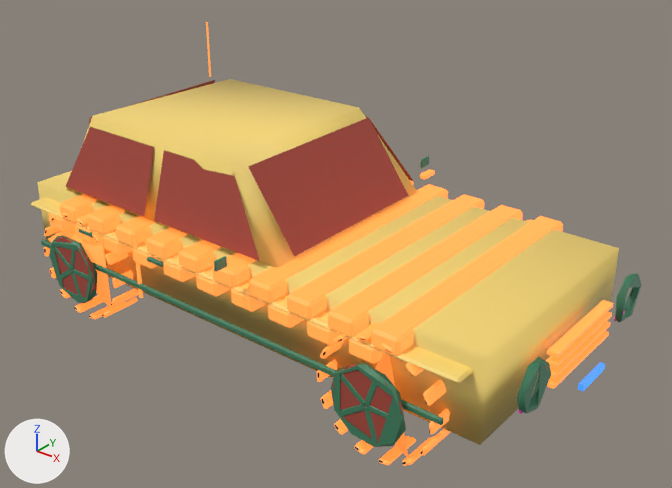
An edit to the glTF model public/models/lod2/taxi.glb, drawn before and after from the same camera.
One viewpoint serves both versions: a 50 mm camera at (4.03, -4.69, 3.63) aimed at (0.25, 0.04, 0.7). Arrows for +X, +Y and +Z are at lower left; the lights stay in place. The picture after the commit comes second. Where no turn or scale is listed for an object, it has been applied to the vertices. Vertices at exactly the same position are counted once.

In view in the first picture: 'taxi'.
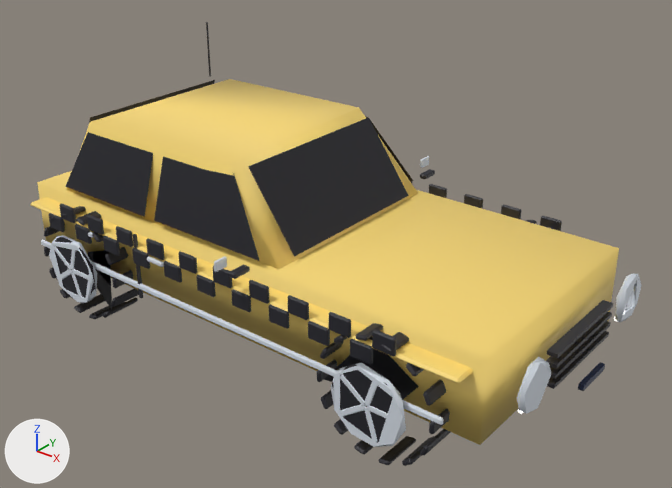
Pixel boxes (x1, y1, x2, y2) of what changed, in the pictures (672 x 488 px; the box of a moved part takes in the faces that stretch with it):
part 1 of me_taxi_006, rebuilt: before (375, 352, 409, 457); after (324, 336, 419, 400)
part 2 of me_taxi_006, cut back: before (48, 180, 641, 427); after (49, 180, 641, 427)
part 3 of me_taxi_006, moved or reshaped: (67, 79, 359, 190) in both
part 4 of me_taxi_006, surface changed (red to black): (41, 22, 641, 466) in both

Edits to the bpy script that builds the scene:
```text
Change me_taxi_006:
    used by ob_taxi; location = (0.0, 0.0, 0.97)
    remove me_taxi_006.from_pydata(...)  # 3042 vertices, 5592 faces; spans x -2.29..2.29, y -1.18..1.18, z -0.97..0.97
    add me_taxi_006.from_pydata(...)  # 3551 vertices, 6462 faces; spans x -2.29..2.29, y -1.18..1.18, z -0.97..0.97
    me_taxi_006 part 1: the loose piece of 3 vertices spanning x 1.09..1.62, y -0.98..-0.78, z -0.88..-0.14 is rebuilt with 3 vertices and now spans x 0.97..1.77, y -0.98..-0.78, z -0.65..-0.14
    me_taxi_006 part 2: 1 vertex moved from x 2.2, y 0.67, z -0.46 to x 2.2, y 0.64, z -0.47; 453 vertices removed from x -1.74..2.22, y -1.07..1.02, z -0.43..-0.07; 969 vertices added at x -1.77..2.22, y -1.07..1.03, z -0.65..-0.07
    me_taxi_006 part 3: 1 vertex moved from x -1.45, y -0.68, z 0.53 to x -1.44, y -0.72, z 0.5
    me_taxi_006 part 4: 4660 kept faces spanning x -2.29..2.29, y -1.18..1.18, z -0.97..0.97 get new texture (UV) coordinates
    other edits to the shape of me_taxi_006 do not show in these pictures
```
